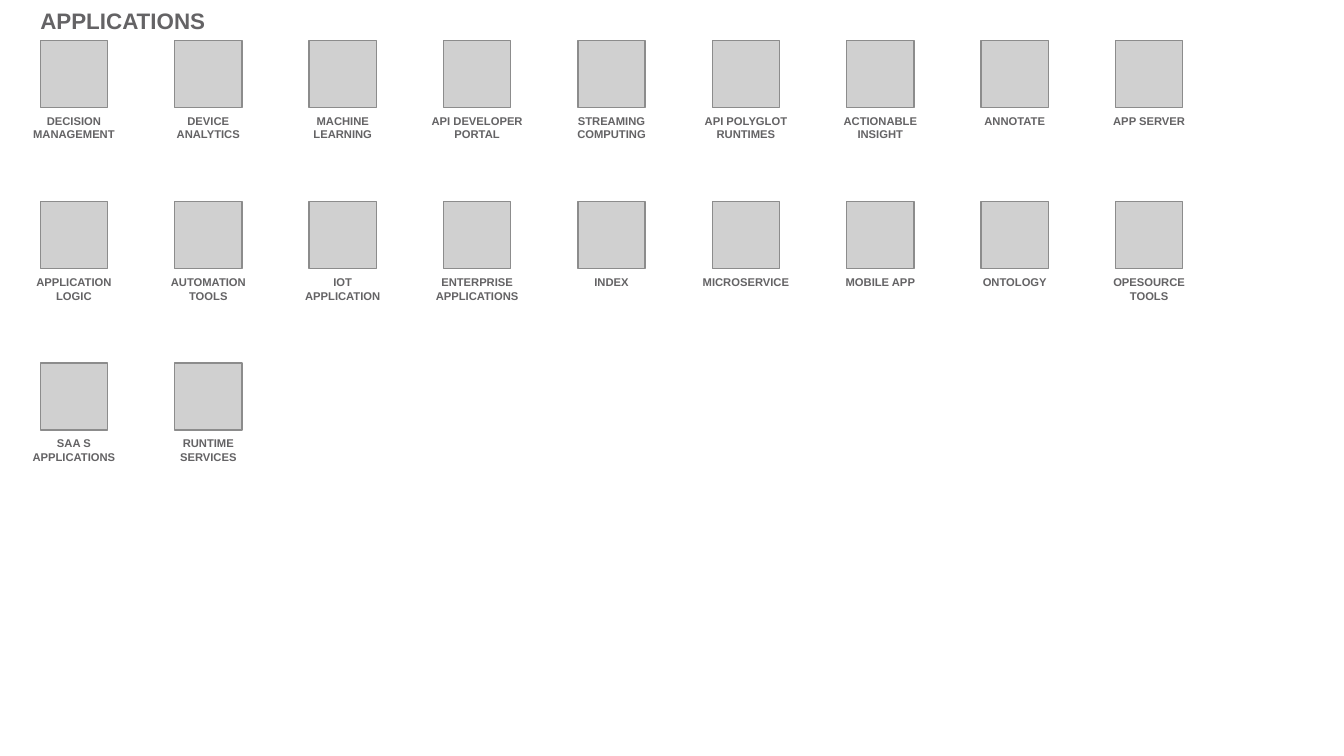
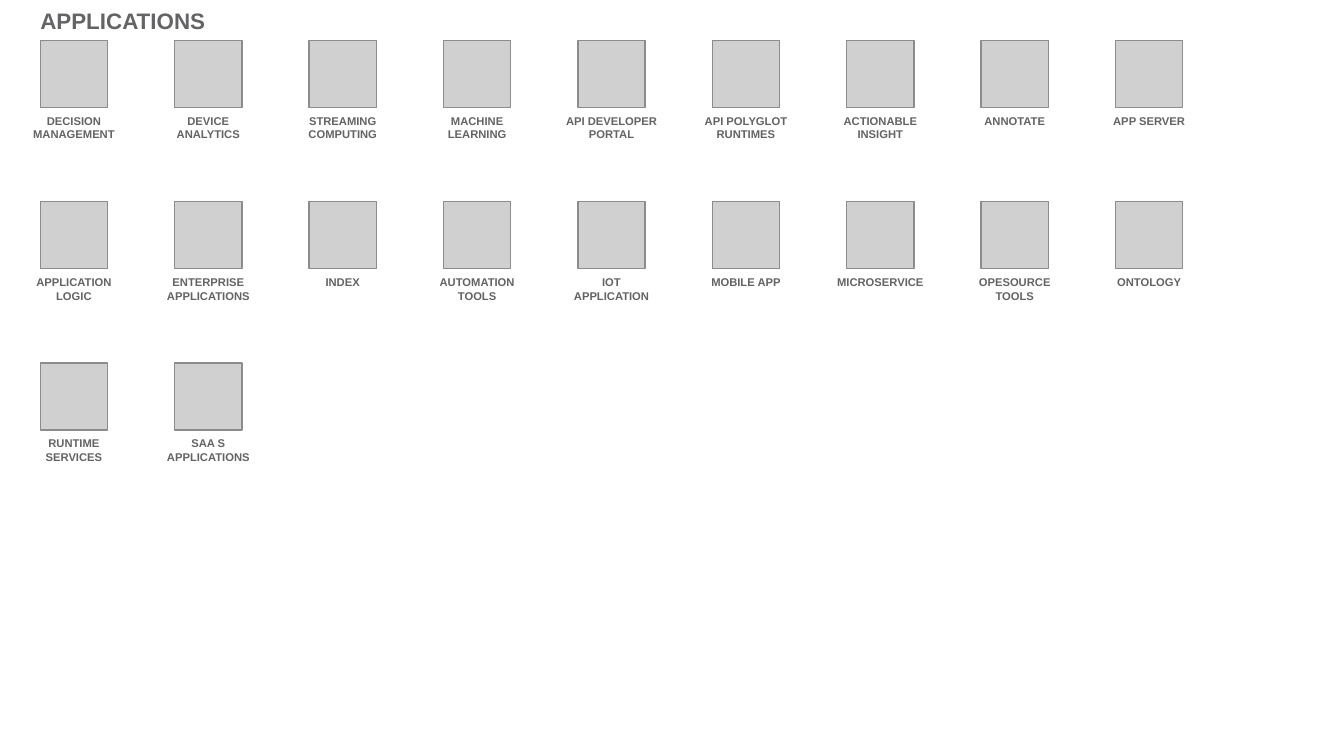
Before and after one commit to l2fprod/myarchitecture, a slide deck: slide 14 of mycatalog-architecture-diagram-template.pptx. Drawn at 1344x756 pixels with LibreOffice and Linux fonts; fonts in the diff are those of the drawing; grey boxes stand for pictures. Boxes give left, top, right and bottom in pixels: in the first picture for what was removed or moved away, otherwise in the second. Text is boxed around its words. In the diff, an @@ line names an element or a change of style, - is before the commit and + after.

```diff
--- a/mycatalog-architecture-diagram-template.pptx
+++ b/mycatalog-architecture-diagram-template.pptx
@@ text "STREAMING COMPUTING": place and size @@
-text "STREAMING COMPUTING" at <box>577,117,645,138</box>
+text "STREAMING COMPUTING" at <box>308,117,376,138</box>
@@ text at <box>167,278,250,300</box>: text changed @@
-AUTOMATION TOOLS
+ENTERPRISE APPLICATIONS
@@ text at <box>326,278,360,286</box>: text changed @@
-IOT APPLICATION
+INDEX
@@ text at <box>440,278,515,300</box>: text changed @@
-ENTERPRISE APPLICATIONS
+AUTOMATION TOOLS
@@ text at <box>574,278,649,300</box>: text changed @@
-INDEX
+IOT APPLICATION
@@ 3 texts: place and size @@
-3 texts at <box>180,278,1185,461</box>
+3 texts at <box>46,278,1051,461</box>
@@ 5 texts: place and size @@
-5 texts at <box>33,117,1047,461</box>
+5 texts at <box>167,117,1181,461</box>
```
Also in this commit, not shown: 13 other slides changed.
